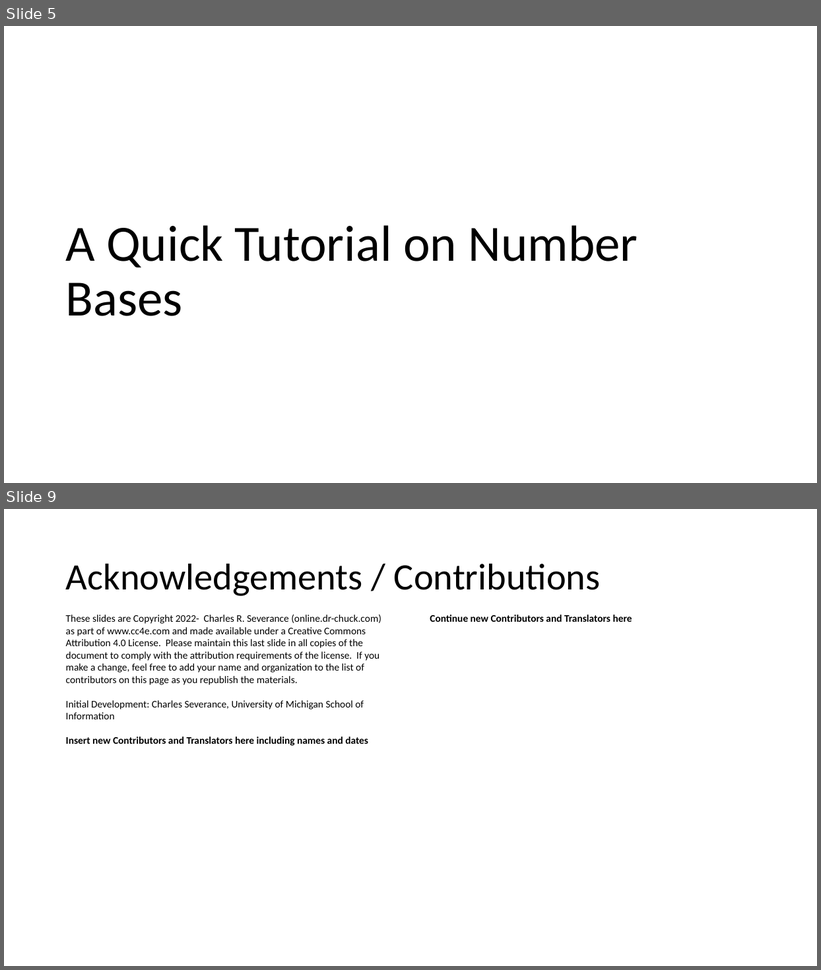
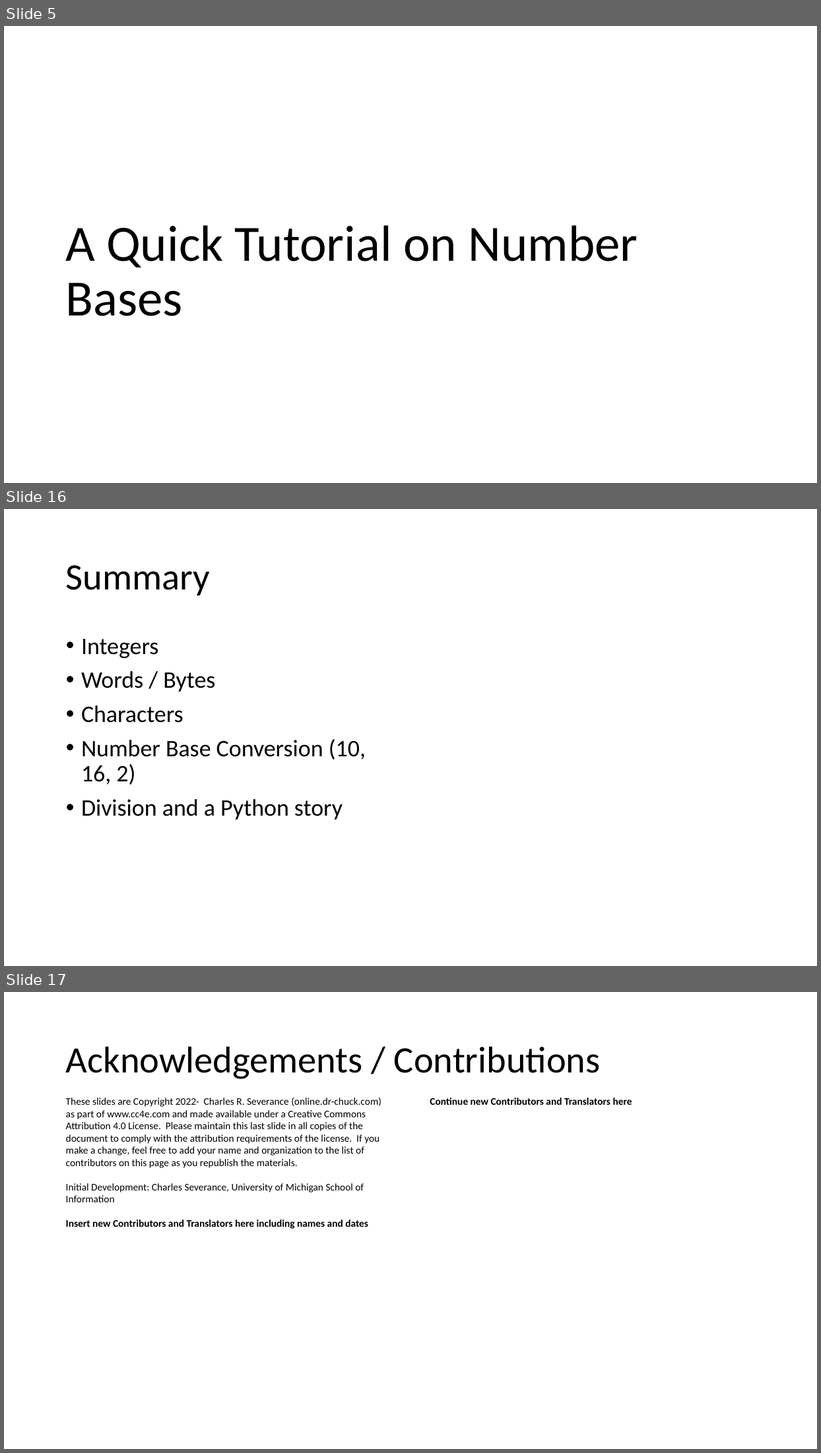
Before and after one commit to csev/cc4e, a slide deck: lectures/KR-2.pptx. Shown one above the other, each under a label of ours: slides 5 and 9 before the commit, slides 5, 16 and 17 after it; the slides between them are not shown. The pictures are 821x970 and 821x1453 pixels, drawn with LibreOffice and Linux fonts; fonts in the diff are those of the drawing. Boxes give left, top, right and bottom in pixels: in the first picture for what was removed or moved away, otherwise in the second. Text is boxed around its words. In the diff, an @@ line names an element or a change of style, - is before the commit and + after.

```diff
--- a/lectures/KR-2.pptx
+++ b/lectures/KR-2.pptx
@@ slide 16 added at [4, 509, 817, 966], background #FFFFFF @@
@@ title added at [66, 565, 210, 595], 44 pt, text #000000 @@
+Summary
@@ text added at [81, 639, 366, 820], 28 pt, text #000000 @@
+• Integers
+• Words / Bytes
+• Characters
+• Number Base Conversion (10, 16, 2)
+• Division and a Python story
@@ what was slide 9 is now slide 17 @@
```
Also in this commit, not shown: 2 slides changed, 8 other slides added, 1 slide removed, 1 other file.
